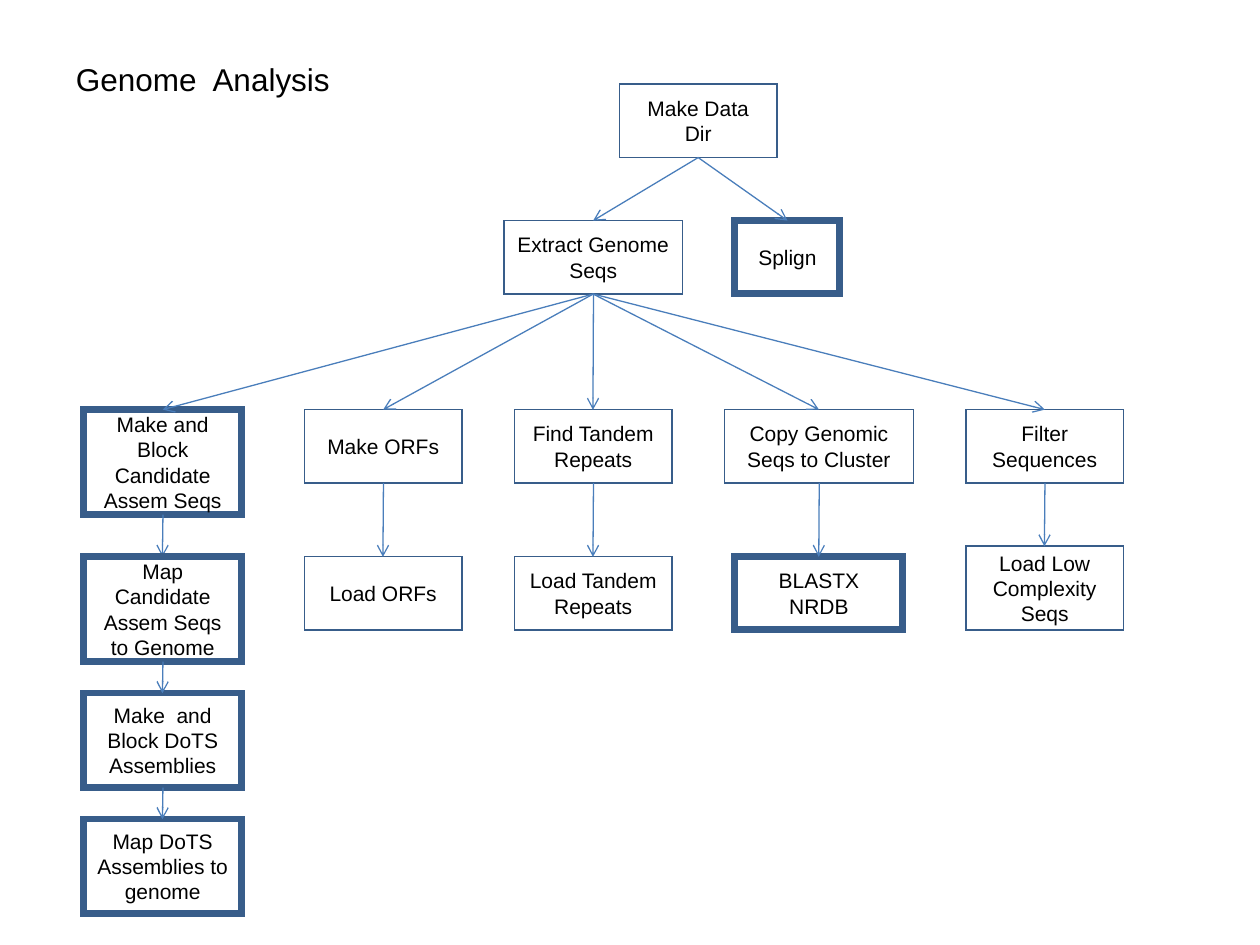
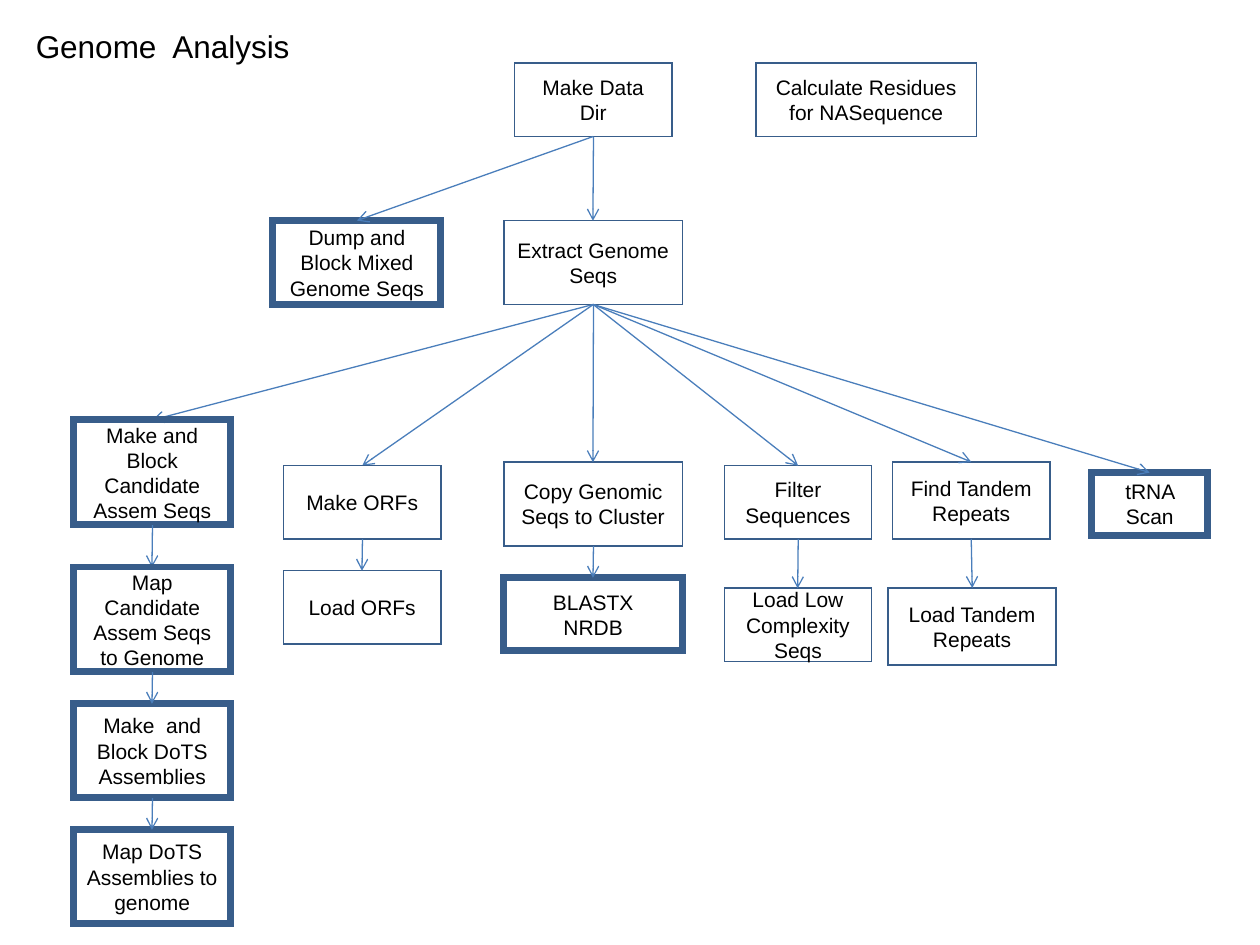
Before and after one commit to VEuPathDB/ApiCommonData, a slide deck: slide 4 of Load/doc/workflow/AnalysisWorkflow.ppt. Drawn at 1260x945 pixels with LibreOffice and Linux fonts; fonts in the diff are those of the drawing. Boxes give left, top, right and bottom in pixels: in the first picture for what was removed or moved away, otherwise in the second. Text is boxed around its words. In the diff, an @@ line names an element or a change of style, - is before the commit and + after.

```diff
--- a/Load/doc/workflow/AnalysisWorkflow.ppt
+++ b/Load/doc/workflow/AnalysisWorkflow.ppt
@@ text "Genome Analysis": place and size @@
-text "Genome Analysis" at <box>76,68,330,97</box>
+text "Genome Analysis" at <box>36,35,289,64</box>
@@ rectangle "Make Data Dir": place and size @@
-rectangle "Make Data Dir" at <box>620,84,777,158</box>
+rectangle "Make Data Dir" at <box>514,63,672,136</box>
@@ rectangle added at <box>756,63,976,136</box>, fill #FFFFFF, outline #385D8A 0.99 pt, 12 pt, text #000000 @@
+Calculate Residues for NASequence
@@ arrow added from (593, 136) to (357, 220), #4A7EBB 0.74 pt @@
@@ arrow moved from (698, 158) - (593, 220) to (593, 136) - (593, 220) @@
@@ arrow removed from (698, 158) to (788, 220) @@
@@ rectangle added at <box>273,220,441,305</box>, fill #FFFFFF, outline #385D8A 4 pt, 12 pt, text #000000 @@
+Dump and Block Mixed Genome Seqs
@@ rectangle "Extract Genome Seqs": place and size @@
-rectangle "Extract Genome Seqs" at <box>504,220,683,294</box>
+rectangle "Extract Genome Seqs" at <box>504,220,683,305</box>
@@ rectangle removed at <box>735,220,839,294</box> @@
-Splign
@@ arrow moved from (593, 294) - (163, 410) to (593, 305) - (152, 420) @@
@@ arrow moved from (593, 294) - (383, 410) to (593, 305) - (362, 466) @@
@@ arrow moved from (593, 294) - (819, 410) to (593, 305) - (798, 466) @@
@@ arrow moved from (593, 295) - (593, 410) to (593, 305) - (593, 462) @@
@@ arrow moved from (593, 294) - (1045, 410) to (593, 305) - (971, 462) @@
@@ arrow added from (593, 305) to (1149, 472), #4A7EBB 0.74 pt @@
@@ rectangle "Make ORFs": place and size @@
-rectangle "Make ORFs" at <box>305,410,462,483</box>
+rectangle "Make ORFs" at <box>284,465,441,538</box>
@@ rectangle "Copy Genomic Seqs to Cluster": place and size @@
-rectangle "Copy Genomic Seqs to Cluster" at <box>724,410,914,483</box>
+rectangle "Copy Genomic Seqs to Cluster" at <box>504,462,683,547</box>
@@ rectangle "Filter Sequences": place and size @@
-rectangle "Filter Sequences" at <box>966,410,1124,483</box>
+rectangle "Filter Sequences" at <box>724,465,872,538</box>
@@ rectangle "Find Tandem Repeats": place and size @@
-rectangle "Find Tandem Repeats" at <box>514,410,672,483</box>
+rectangle "Find Tandem Repeats" at <box>892,462,1050,539</box>
@@ rectangle added at <box>1092,472,1208,536</box>, outline #385D8A 4 pt, 12 pt, text #000000 @@
+tRNA Scan
@@ arrow moved from (383, 484) - (383, 557) to (363, 539) - (362, 571) @@
@@ arrow moved from (819, 484) - (819, 557) to (799, 539) - (798, 588) @@
@@ arrow moved from (1045, 484) - (1045, 547) to (971, 539) - (973, 588) @@
@@ arrow moved from (593, 484) - (593, 557) to (593, 546) - (593, 578) @@
@@ rectangle "Load ORFs": place and size @@
-rectangle "Load ORFs" at <box>305,557,462,630</box>
+rectangle "Load ORFs" at <box>284,571,441,644</box>
@@ rectangle "BLASTX": place and size @@
-rectangle "BLASTX" at <box>735,557,902,630</box>
+rectangle "BLASTX" at <box>504,577,683,650</box>
@@ rectangle "Load Low Complexity Seqs": place and size @@
-rectangle "Load Low Complexity Seqs" at <box>966,546,1124,630</box>
+rectangle "Load Low Complexity Seqs" at <box>724,588,872,662</box>
@@ rectangle "Load Tandem Repeats": place and size @@
-rectangle "Load Tandem Repeats" at <box>514,557,672,630</box>
+rectangle "Load Tandem Repeats" at <box>888,588,1056,665</box>
@@ 4 rectangles, 3 arrows: place and size @@
-4 rectangles, 3 arrows at <box>84,410,242,914</box>
+4 rectangles, 3 arrows at <box>73,420,231,924</box>
```
Also in this commit, not shown: 11 other slides changed, 3 slides added, 3 slides removed.
